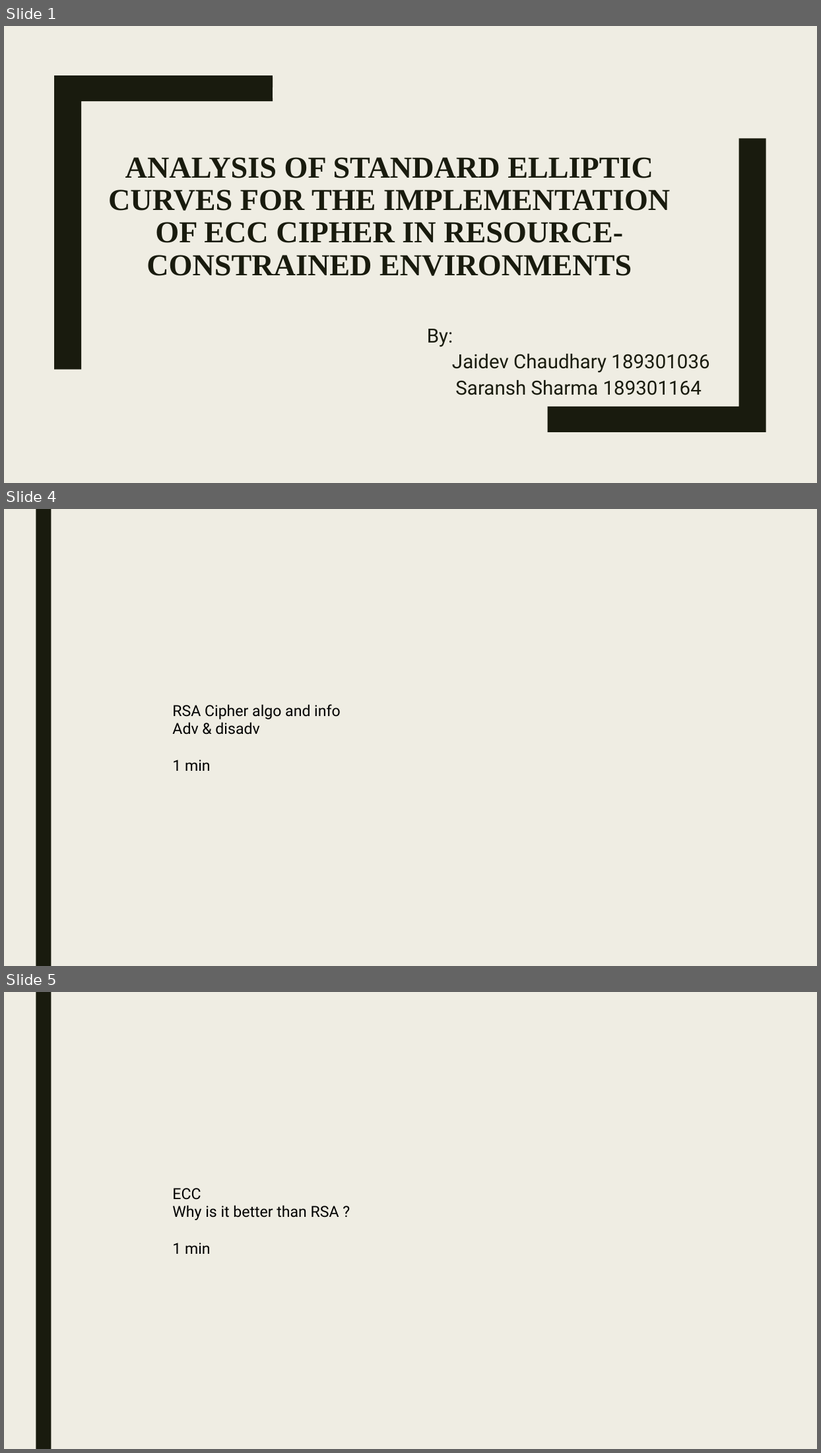
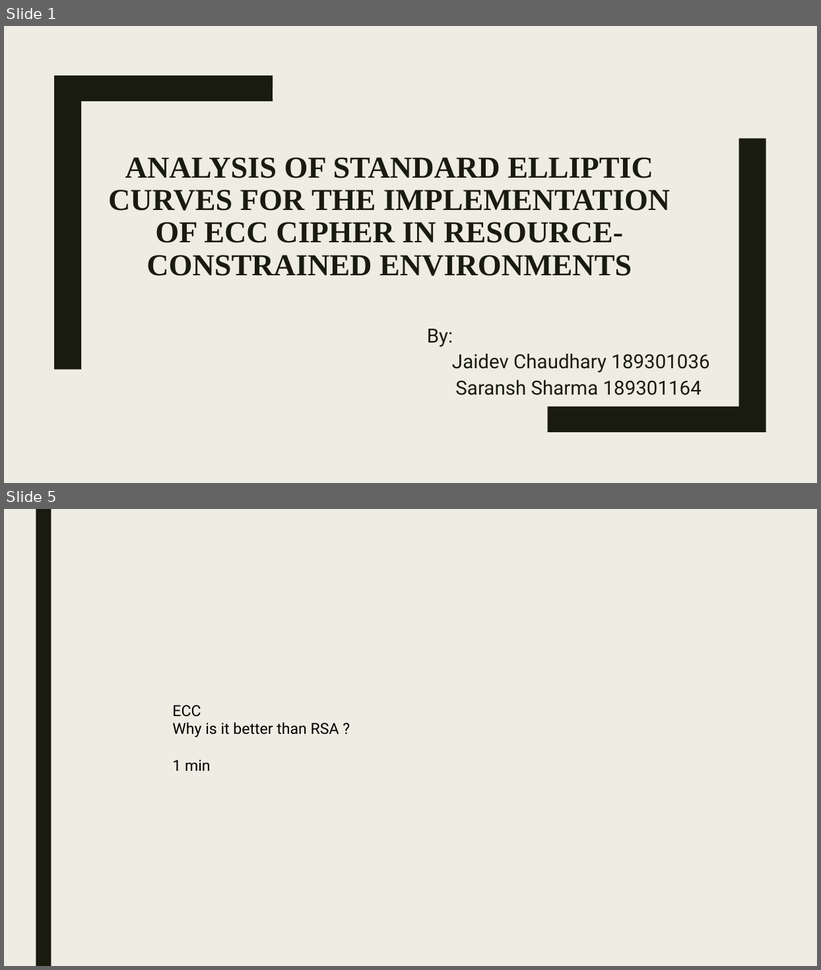
Before and after one commit to Jaidev810/ECC-Cipher, a slide deck: Ecc Cipher.pptx. Shown one above the other, each under a label of ours: slides 1, 4 and 5 before the commit, slides 1 and 5 after it; the slides between them are not shown. The pictures are 821x1453 and 821x970 pixels, drawn with LibreOffice and Linux fonts; fonts in the diff are those of the drawing. Boxes give left, top, right and bottom in pixels: in the first picture for what was removed or moved away, otherwise in the second. Text is boxed around its words. In the diff, an @@ line names an element or a change of style, - is before the commit and + after.

```diff
--- a/Ecc Cipher.pptx
+++ b/Ecc Cipher.pptx
@@ slide 4 removed at [4, 509, 817, 966], background #EFEDE3; not listed: 1 template element that a slide beside it also shows @@
@@ text removed at [172, 704, 341, 771] @@
-RSA Cipher algo and info
-Adv & disadv
-1 min
```
Also in this commit, not shown: 2 slides changed, 1 slide added.
